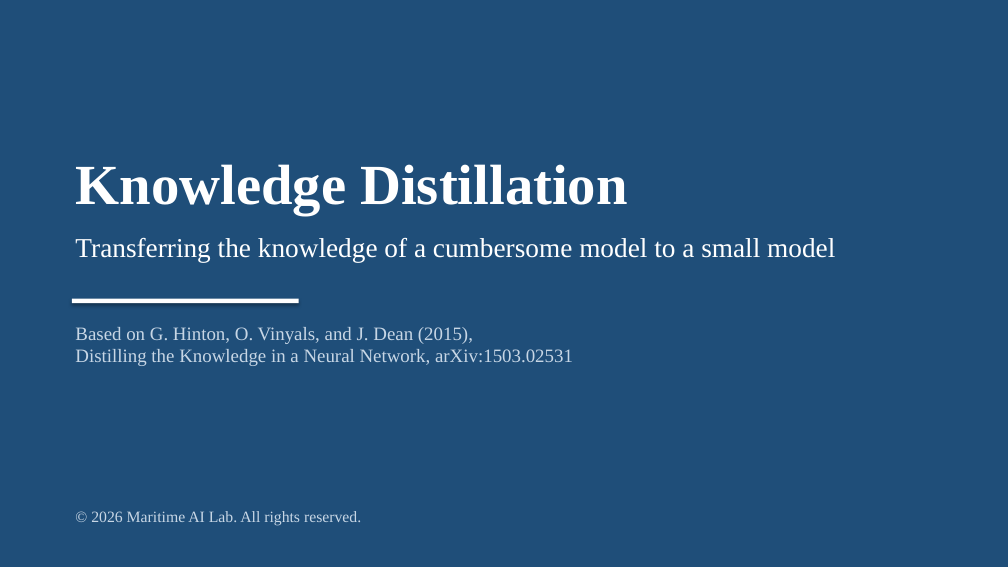
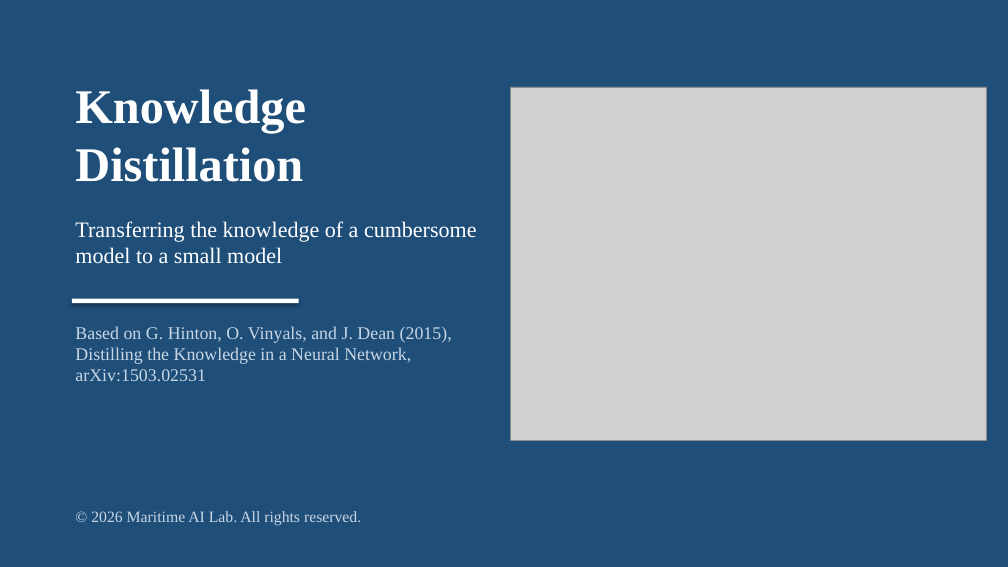
Before and after one commit to pychang-ai/115-1_DLMA, a slide deck: slide 1 of topics/knowledge-distillation/Knowledge_Distillation_slides_EN.pptx. Drawn at 1008x567 pixels with LibreOffice and Linux fonts; fonts in the diff are those of the drawing; grey boxes stand for pictures. Boxes give left, top, right and bottom in pixels: in the first picture for what was removed or moved away, otherwise in the second. Text is boxed around its words. In the diff, an @@ line names an element or a change of style, - is before the commit and + after.

```diff
--- a/topics/knowledge-distillation/Knowledge_Distillation_slides_EN.pptx
+++ b/topics/knowledge-distillation/Knowledge_Distillation_slides_EN.pptx
@@ text at bbox=[75, 89, 306, 182]: text changed; size 54 to 46 pt @@
-Knowledge Distillation
+Knowledge
+Distillation
@@ picture added at bbox=[510, 87, 987, 441] @@
@@ text "Transferring the knowledge of a ...": place and size @@
-text "Transferring the knowledge of a ..." at bbox=[75, 237, 835, 262]
+text "Transferring the knowledge of a ..." at bbox=[75, 221, 477, 264]
@@ text "Transferring the knowledge of a ..." at bbox=[75, 221, 477, 264]: size 26 to 21 pt; alignment justified to left @@
@@ text at bbox=[75, 326, 452, 343]: size 18 to 17 pt in "Based on G. Hinton, O. Vinyals, and ..."; alignment justified to left @@
@@ text at bbox=[75, 347, 411, 381]: text changed; size 18 to 17 pt @@
-Distilling the Knowledge in a Neural Network, arXiv:1503.02531
+Distilling the Knowledge in a Neural Network,
+arXiv:1503.02531
```
Also in this commit, not shown: 2 other files.
